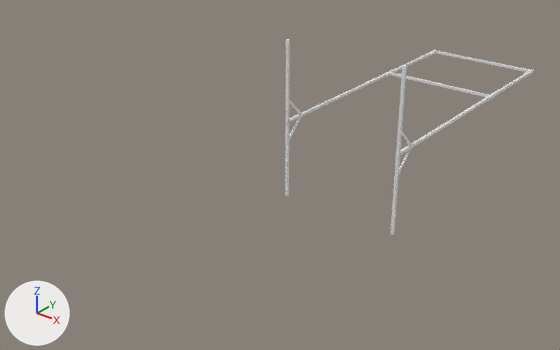
The OBJ model meshes/gate_5.obj: old version first, new version second.
One viewpoint serves both versions: a 50 mm lens placed at (3.46, -5.15, 2.63), pointed at (-0.32, -0.44, -0.3). Every picture has the same lights, and +X, +Y and +Z are marked at lower left. Where no turn or scale is listed for an object, it has been applied to the vertices. Vertices at the same position are counted once.

Before the edit, the objects in view are built like this:
```python
me_cube_005 = bpy.data.meshes.new('Cube.005')
me_cube_005.from_pydata(...)  # 120 vertices, 184 faces; spans x -0.59..0.59, y -0.01..2.78, z -0.75..0.75
ob_cube_005 = bpy.data.objects.new('Cube.005', me_cube_005)
ob_cube_005.location = (0.0, 0.0, 0.0)
```
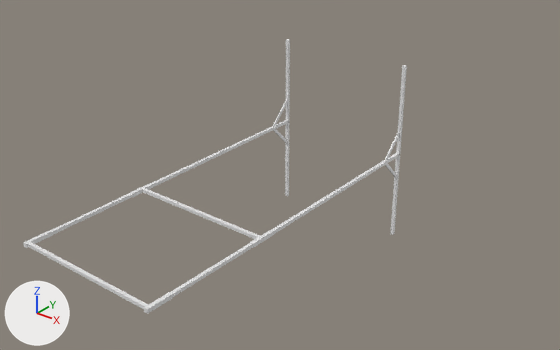
The edits, one by one:
me_cube_005 is used by ob_cube_005; location (0.0, 0.0, 0.0).
me_cube_005 had 120 vertices, 184 faces and spanned x -0.59..0.59, y -0.01..2.78, z -0.75..0.75.
me_cube_005 now has 120 vertices, 184 faces and spans x -0.59..0.59, y -2.78..0.01, z -0.75..0.75.
me_cube_005 part 1: the loose piece of 8 vertices spanning x -0.58..0.58, y 1.74..1.76, z -0.01..0.01 is moved by (0.0, -4.5, 0.0).
me_cube_005 part 2: the loose piece of 8 vertices spanning x -0.58..-0.57, y -0.01..0.22, z -0.22..0.01 is moved by (0.0, -0.21, 0.21).
me_cube_005 part 3: the loose piece of 8 vertices spanning x -0.58..0.58, y 2.74..2.76, z -0.01..0.01 is moved by (0.0, -4.5, 0.0).
me_cube_005 part 4: the loose piece of 8 vertices spanning x 0.57..0.58, y -0.01..0.22, z -0.01..0.22 is moved by (0.0, -0.21, -0.21).
me_cube_005 part 5: a new loose piece, a box spanning x -0.592..-0.562, y -1.851..-1.651, z -0.015..0.015.
me_cube_005 part 6: a new loose piece, a box spanning x 0.562..0.592, y -1.851..-1.651, z -0.015..0.015.
me_cube_005 part 7: a new loose piece, a box spanning x 0.562..0.592, y -2.775..-2.575, z -0.015..0.015.
me_cube_005 part 8: a new loose piece, a box spanning x -0.592..-0.562, y -2.775..-2.575, z -0.015..0.015.
me_cube_005 part 9: 6 loose pieces with 48 vertices, spanning x -0.59..0.59, y -0.01..2.78, z -0.22..0.22, are deleted.
Part 10, on me_cube_005:
16 vertices are removed from x -0.59..0.59, y 2.2..2.77, z -0.01..0.01.
40 faces are deleted.
16 vertices are added at x -0.58..0.58, y -0.22..0.01, z -0.22..0.22.
8 new vertices lie (0.0, -2.2, 0.0) away from vertices in x -0.59..0.59, y 0.0, z -0.01..0.01.
8 new vertices lie (0.0, -0.57, 0.0) away from vertices in x -0.59..0.59, y -2.2, z -0.01..0.01.
64 new faces join them.

Where the change shows, as pixel boxes [x1, y1, x2, y2] in the pictures (560 x 350 px; the box of a moved part takes in the faces that stretch with it):
'Cube.005', reshaped (54% wider, 40% taller)
    before: [285, 39, 534, 235]
    after: [23, 39, 407, 314]
part 1 of me_cube_005, moved or reshaped
    before: [390, 72, 489, 97]
    after: [28, 242, 148, 309]
part 2 of me_cube_005, moved or reshaped
    before: [289, 117, 301, 141]
    after: [272, 99, 287, 127]
part 3 of me_cube_005, moved or reshaped
    before: [436, 51, 530, 72]
    after: [142, 188, 260, 239]
part 4 of me_cube_005, moved or reshaped
    before: [402, 131, 412, 146]
    after: [385, 163, 397, 178]
part 5 of me_cube_005, added
    after: [131, 183, 154, 197]
part 6 of me_cube_005, added
    after: [250, 231, 272, 248]
part 7 of me_cube_005, added
    after: [144, 292, 173, 314]
part 8 of me_cube_005, added
    after: [23, 231, 52, 248]
part 9 of me_cube_005, deleted
    before: [290, 50, 534, 174]
part 10 of me_cube_005, built on
    before: [289, 54, 526, 155]
    after: [50, 120, 400, 297]
